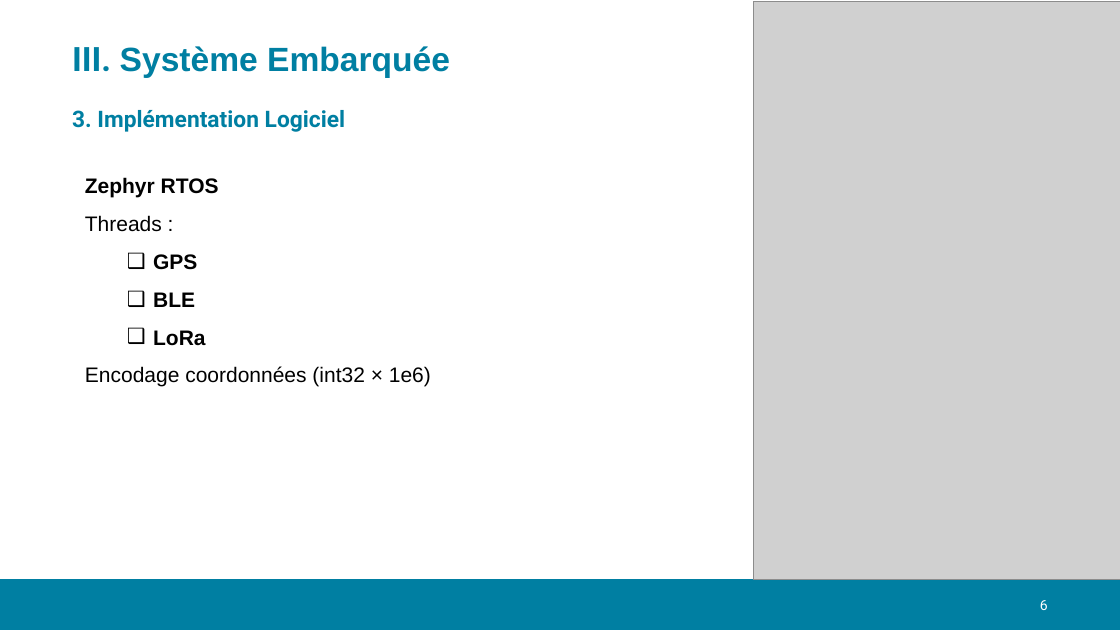
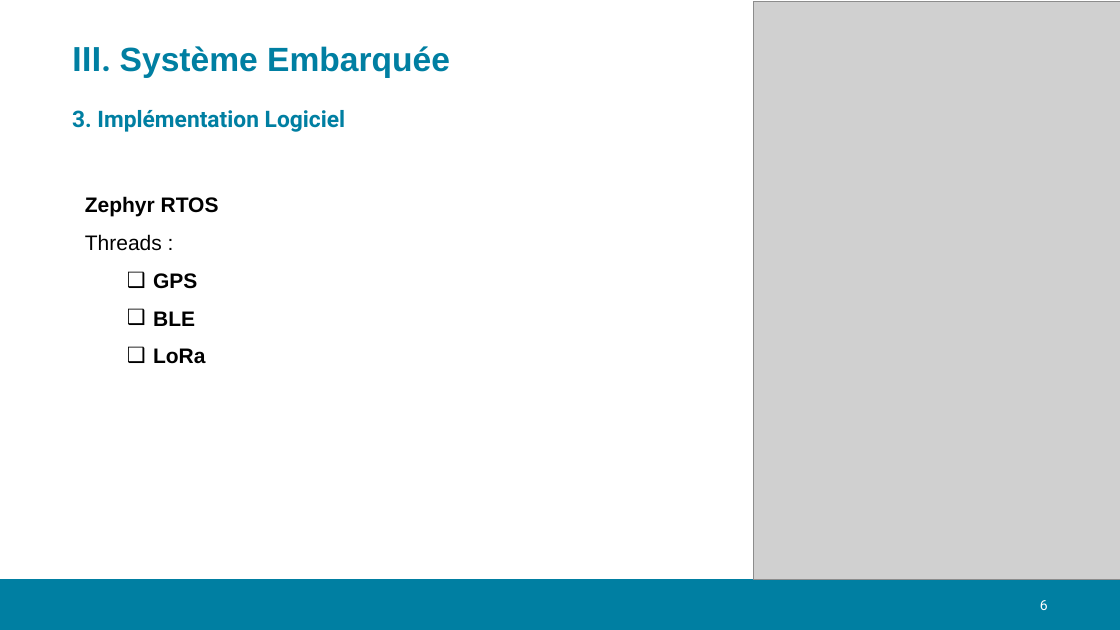
Before and after one commit to BASSO-Jostin/LoBLE-Scout, a slide deck: slide 6 of Docs/Projet_final.pptx. Drawn at 1120x630 pixels with LibreOffice and Linux fonts; fonts in the diff are those of the drawing; grey boxes stand for pictures; background and template pictures are left out. Boxes give left, top, right and bottom in pixels: in the first picture for what was removed or moved away, otherwise in the second. Text is boxed around its words. In the diff, an @@ line names an element or a change of style, - is before the commit and + after.

```diff
--- a/Docs/Projet_final.pptx
+++ b/Docs/Projet_final.pptx
@@ text "Zephyr RTOS" moved from (x1=85, y1=177, x2=431, y2=387) to (x1=85, y1=196, x2=219, y2=364) @@
@@ text at (x1=85, y1=366, x2=431, y2=387): paragraph removed @@
-Encodage coordonnées (int32 × 1e6)
```
Also in this commit, not shown: 2 other slides changed.
